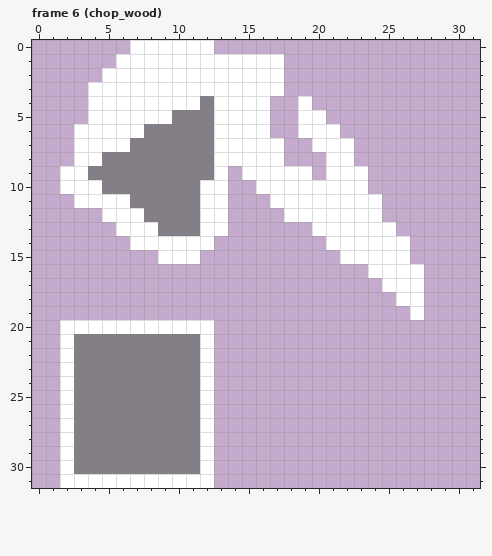
One commit to this pixel-art file: art/things.ase. The first picture shows the starting point.
32x32 pixels, 17 frames. Shown: frame 6 (chop_wood). The commit also changed other frames, which this record leaves out.
Now the later version:
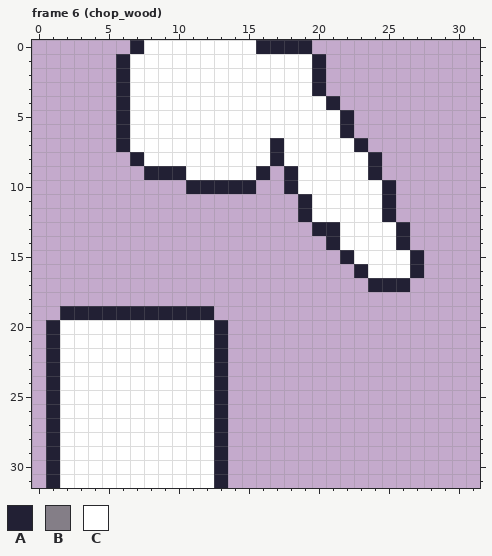
Palette (. is transparent): A #222034  B #847e87  C #ffffff
Diff:
--- frame 6 (chop_wood), layer "Layer 1"
@@ x 0..31 @@
- 0 .......CCCCCC...................
- 1 ......CCCCCCCCCCCC..............
- 2 .....CCCCCCCCCCCCC..............
- 3 ....CCCCCCCCCCCCCC..............
- 4 ....CCCCCCCCBCCCC..C............
- 5 ....CCCCCCBBBCCCC..CC...........
- 6 ...CCCCCBBBBBCCCC..CCC..........
- 7 ...CCCCBBBBBBCCCCC..CCC.........
- 8 ...CCBBBBBBBBCCCCC...CC.........
- 9 ..CCBBBBBBBBBC.CCCCC.CCC........
-10 ..CCCBBBBBBBCC..CCCCCCCC........
-11 ...CCCCBBBBBCC...CCCCCCCC.......
-12 .....CCCBBBBCC....CCCCCCC.......
-13 ......CCCBBBCC......CCCCCC......
-14 .......CCCCCC........CCCCCC.....
-15 .........CCC..........CCCCC.....
-16 ........................CCCC....
-17 .........................CCC....
-18 ..........................CC....
-19 ...........................C....
-20 ..CCCCCCCCCCC...................
-21 ..CBBBBBBBBBC...................
-22 ..CBBBBBBBBBC...................
-23 ..CBBBBBBBBBC...................
-24 ..CBBBBBBBBBC...................
-25 ..CBBBBBBBBBC...................
-26 ..CBBBBBBBBBC...................
-27 ..CBBBBBBBBBC...................
-28 ..CBBBBBBBBBC...................
-29 ..CBBBBBBBBBC...................
-30 ..CBBBBBBBBBC...................
-31 ..CCCCCCCCCCC...................
+ 0 .......ACCCCCCCCAAAA............
+ 1 ......ACCCCCCCCCCCCCA...........
+ 2 ......ACCCCCCCCCCCCCA...........
+ 3 ......ACCCCCCCCCCCCCA...........
+ 4 ......ACCCCCCCCCCCCCCA..........
+ 5 ......ACCCCCCCCCCCCCCCA.........
+ 6 ......ACCCCCCCCCCCCCCCA.........
+ 7 ......ACCCCCCCCCCACCCCCA........
+ 8 .......ACCCCCCCCCACCCCCCA.......
+ 9 ........AAACCCCCA.ACCCCCA.......
+10 ...........AAAAA..ACCCCCCA......
+11 ...................ACCCCCA......
+12 ...................ACCCCCA......
+13 ....................AACCCCA.....
+14 .....................ACCCCA.....
+15 ......................ACCCCA....
+16 .......................ACCCA....
+17 ........................AAA.....
+18 ................................
+19 ..AAAAAAAAAAA...................
+20 .ACCCCCCCCCCCA..................
+21 .ACCCCCCCCCCCA..................
+22 .ACCCCCCCCCCCA..................
+23 .ACCCCCCCCCCCA..................
+24 .ACCCCCCCCCCCA..................
+25 .ACCCCCCCCCCCA..................
+26 .ACCCCCCCCCCCA..................
+27 .ACCCCCCCCCCCA..................
+28 .ACCCCCCCCCCCA..................
+29 .ACCCCCCCCCCCA..................
+30 .ACCCCCCCCCCCA..................
+31 .ACCCCCCCCCCCA..................
Pixel boxes of the changes (left, top, right, bottom) in both pictures:
changed: (46, 40, 424, 488)
